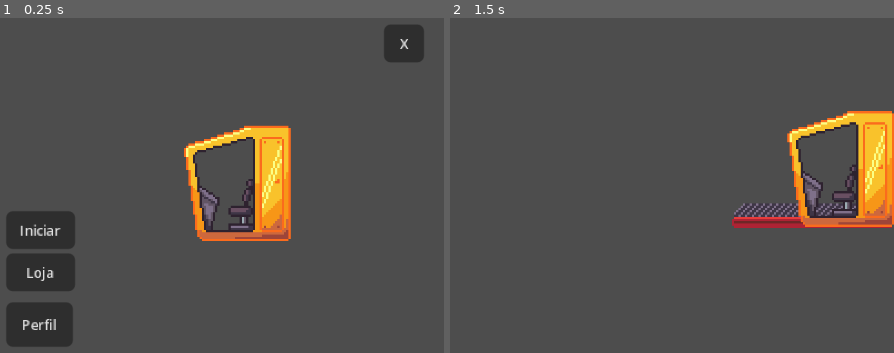
Above: before the commit, frames 1-2 (left to right).
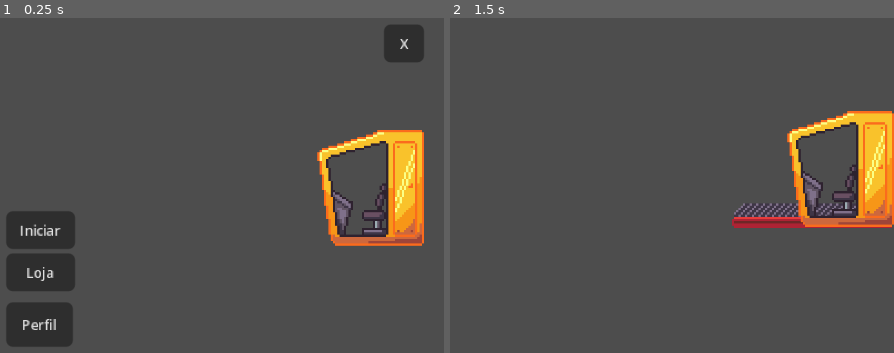
Above: after the commit, the same moments.

Repository: rennan-ventura/EmpilhaCaixote
Game: Godot game, scene res://main_menu.tscn
Same seed, same stepped clock (60 frames per second), same inputs: the game is played once before the commit and once after it. The project has no main scene, so this scene is started directly.
Inputs:
- Up to frame 1 (0.25 s): no input
- Up to frame 2 (1.5 s): click "Iniciar" at 0.5 s; tap Enter at 1.25 s

The runs differ from the first frame. In frame 1, 9.9% of the frame differs, in the area x 41-96%, y 31-69%; in frame 2, nothing differs.

Commit message:
cria pasta assets

Diff:
--- a/main_menu.tscn
+++ b/main_menu.tscn
@@ -1,7 +1,7 @@
 [gd_scene load_steps=3 format=3 uid="uid://soeuvp4phwpy"]
 
 [ext_resource type="Script" uid="uid://d16er6a1hfvrq" path="res://main_menu.gd" id="1_06t4h"]
-[ext_resource type="Texture2D" uid="uid://dvy5awink2cvi" path="res://cart.png" id="2_7vrkn"]
+[ext_resource type="Texture2D" uid="uid://dvy5awink2cvi" path="res://assets/cart.png" id="2_7vrkn"]
 
 [node name="Main Menu" type="Node2D"]
 script = ExtResource("1_06t4h")
@@ -49,7 +49,7 @@
 text = "X"
 
 [node name="Cart" type="Sprite2D" parent="."]
-position = Vector2(267, 76)
+position = Vector2(327, 78)
 texture = ExtResource("2_7vrkn")
 
 [connection signal="pressed" from="Btn_manager/Iniciar" to="." method="_on_iniciar_pressed"]
--- a/partida.tscn
+++ b/partida.tscn
@@ -1,7 +1,7 @@
 [gd_scene load_steps=6 format=3 uid="uid://c43eeukqucn7u"]
 
-[ext_resource type="Texture2D" uid="uid://dvy5awink2cvi" path="res://cart.png" id="1_b35dw"]
-[ext_resource type="Texture2D" uid="uid://dldru1lpfokdn" path="res://esteira_direita.png" id="1_pncst"]
+[ext_resource type="Texture2D" uid="uid://dvy5awink2cvi" path="res://assets/cart.png" id="1_b35dw"]
+[ext_resource type="Texture2D" uid="uid://dldru1lpfokdn" path="res://assets/esteira_direita.png" id="1_pncst"]
 
 [sub_resource type="AtlasTexture" id="AtlasTexture_fxb2x"]
 atlas = ExtResource("1_pncst")
@@ -30,7 +30,7 @@
 [node name="AnimatedSprite2D" type="AnimatedSprite2D" parent="."]
 position = Vector2(323, 90.5)
 sprite_frames = SubResource("SpriteFrames_xr4ag")
-frame_progress = 0.03242382
+frame_progress = 0.107438736
 
 [node name="Cart" type="Sprite2D" parent="."]
 position = Vector2(336, 69.5)
Renamed: cart.png -> assets/cart.png
Not shown, changed: assets/cart.png.import
Renamed: esteira_direita.png -> assets/esteira_direita.png
Not shown, changed: assets/esteira_direita.png.import
